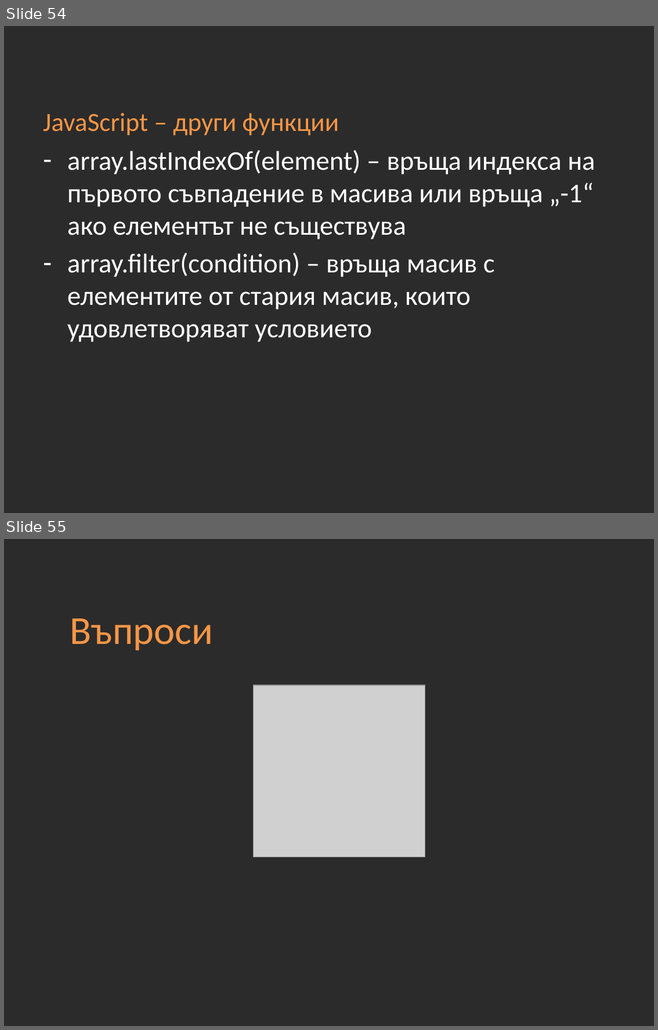
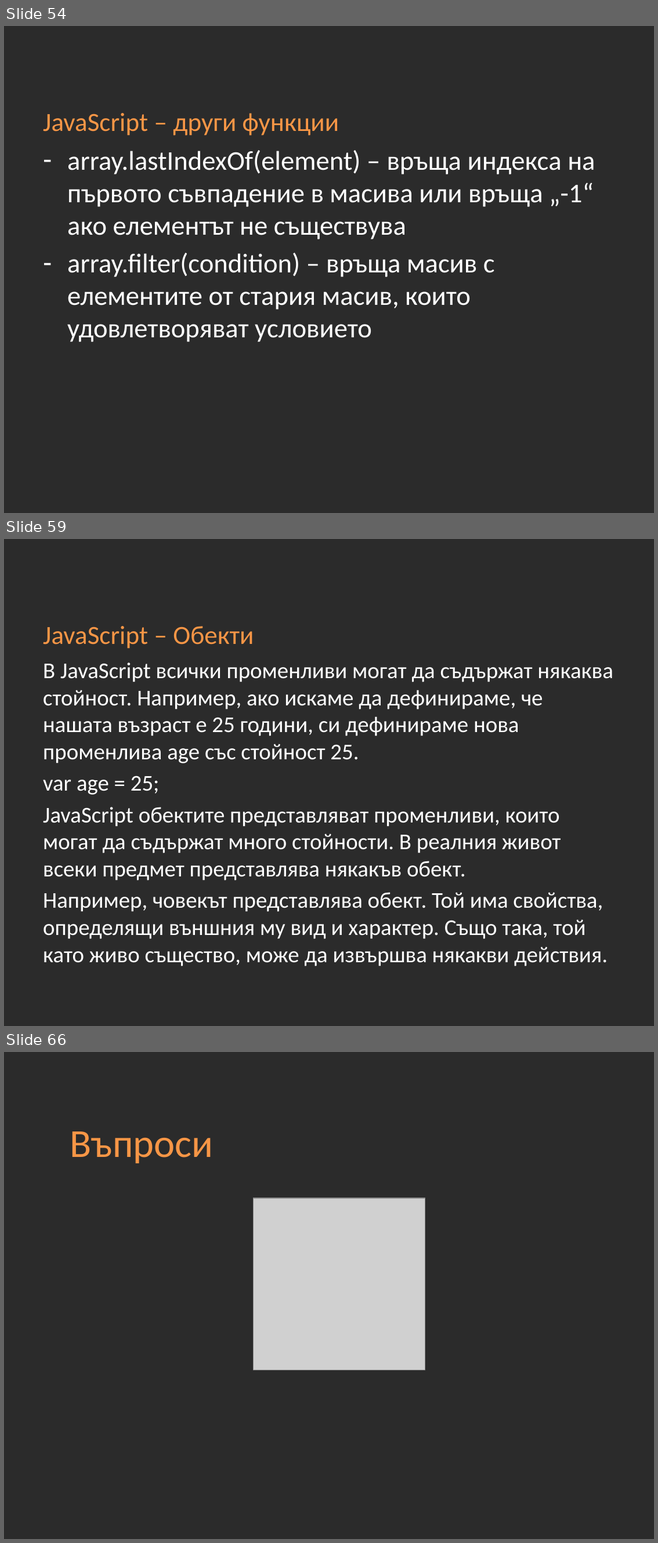
Before and after one commit to Academy-Soft-Intellect/Front-End-Course, a slide deck: 10-JavaScript-Basics.pptx. Shown one above the other, each under a label of ours: slides 54 and 55 before the commit, slides 54, 59 and 66 after it; the slides between them are not shown. The pictures are 658x1030 and 658x1543 pixels, drawn with LibreOffice and Linux fonts; fonts in the diff are those of the drawing; grey boxes stand for pictures; background and template pictures are left out; a plain dark background stands for a picture behind light text. Boxes give left, top, right and bottom in pixels: in the first picture for what was removed or moved away, otherwise in the second. Text is boxed around its words. In the diff, an @@ line names an element or a change of style, - is before the commit and + after.

```diff
--- a/10-JavaScript-Basics.pptx
+++ b/10-JavaScript-Basics.pptx
@@ slide 59 added at (x1=4, y1=539, x2=654, y2=1026), background picture (left out) @@
@@ title added at (x1=43, y1=626, x2=253, y2=649), 29 pt, text #F79646 @@
+JavaScript – Обекти
@@ text added at (x1=43, y1=663, x2=612, y2=966), 25 pt, text #FFFFFF @@
+В JavaScript всички променливи могат да съдържат някаква стойност. Например, ако искаме да дефинираме, че нашата възраст е 25 години, си дефинираме нова променлива age със стойност 25.
+var age = 25;
+JavaScript обектите представляват променливи, които могат да съдържат много стойности. В реалния живот всеки предмет представлява някакъв обект.
+Например, човекът представлява обект. Той има свойства, определящи външния му вид и характер. Също така, той като живо същество, може да извършва някакви действия.
@@ what was slide 55 is now slide 66 @@
```
Also in this commit, not shown: 5 slides changed, 10 other slides added.
